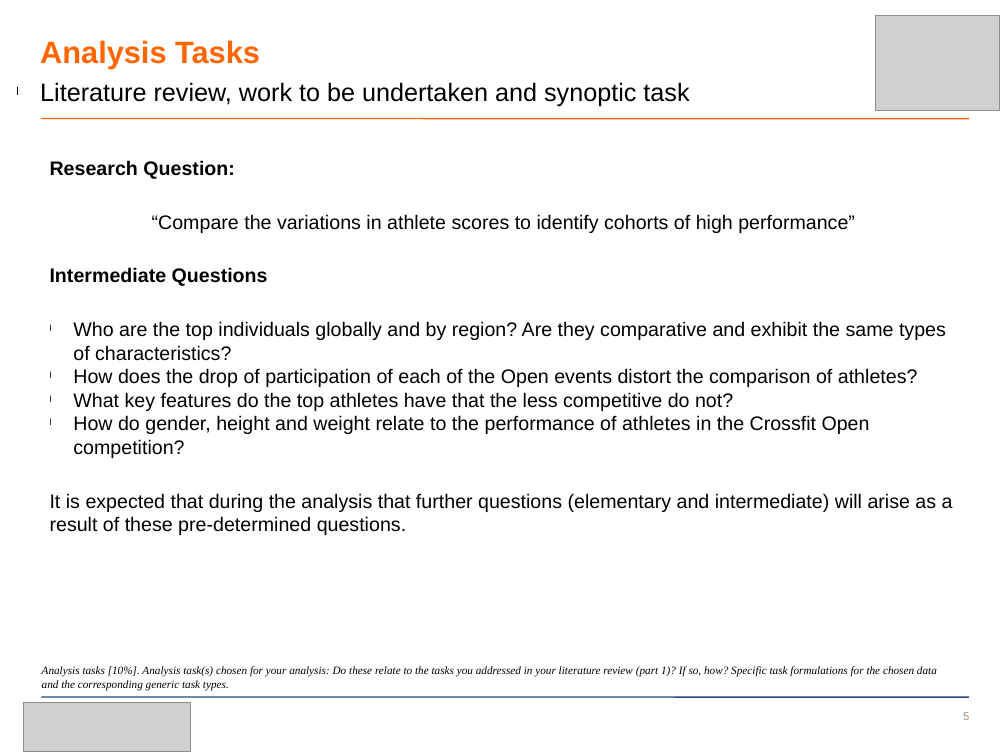
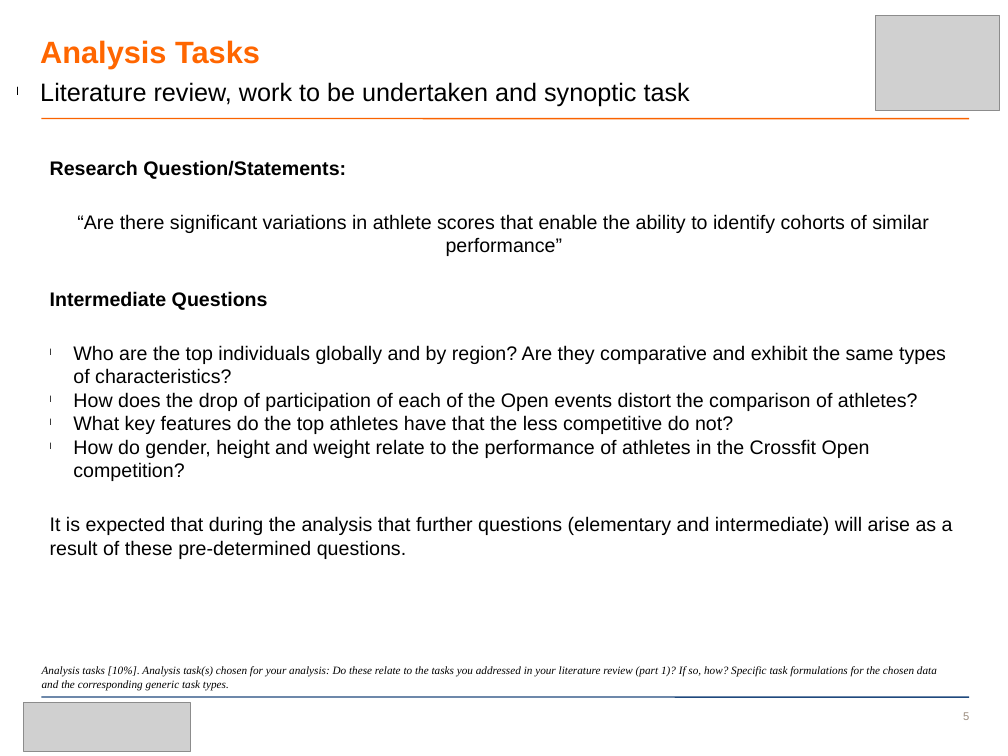
Before and after one commit to AkiraKane/CityUniversity2014, a slide deck: slide 5 of Visual_Analytics/Visual_Analytics_Powerpoint.pptx. Drawn at 1008x756 pixels with LibreOffice and Linux fonts; fonts in the diff are those of the drawing; grey boxes stand for pictures; background and template pictures are left out. Boxes give left, top, right and bottom in pixels: in the first picture for what was removed or moved away, otherwise in the second. Text is boxed around its words. In the diff, an @@ line names an element or a change of style, - is before the commit and + after.

```diff
--- a/Visual_Analytics/Visual_Analytics_Powerpoint.pptx
+++ b/Visual_Analytics/Visual_Analytics_Powerpoint.pptx
@@ text at [50, 160, 929, 256]: text changed @@
-Research Question:
-“Compare the variations in athlete scores to identify cohorts of high performance”
+Research Question/Statements:
+“Are there significant variations in athlete scores that enable the ability to identify cohorts of similar performance”
```
Also in this commit, not shown: 4 other slides changed, 1 slide added, 1 slide removed, 4 other files.
